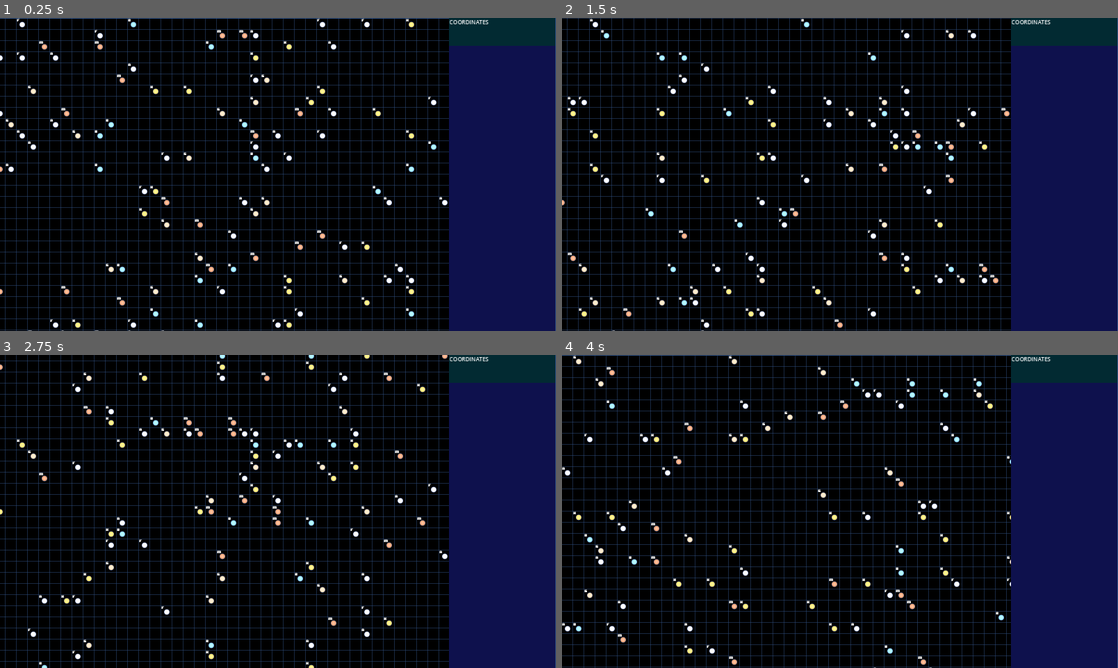
Above: before the commit, frames 1-4 (two rows, left to right).
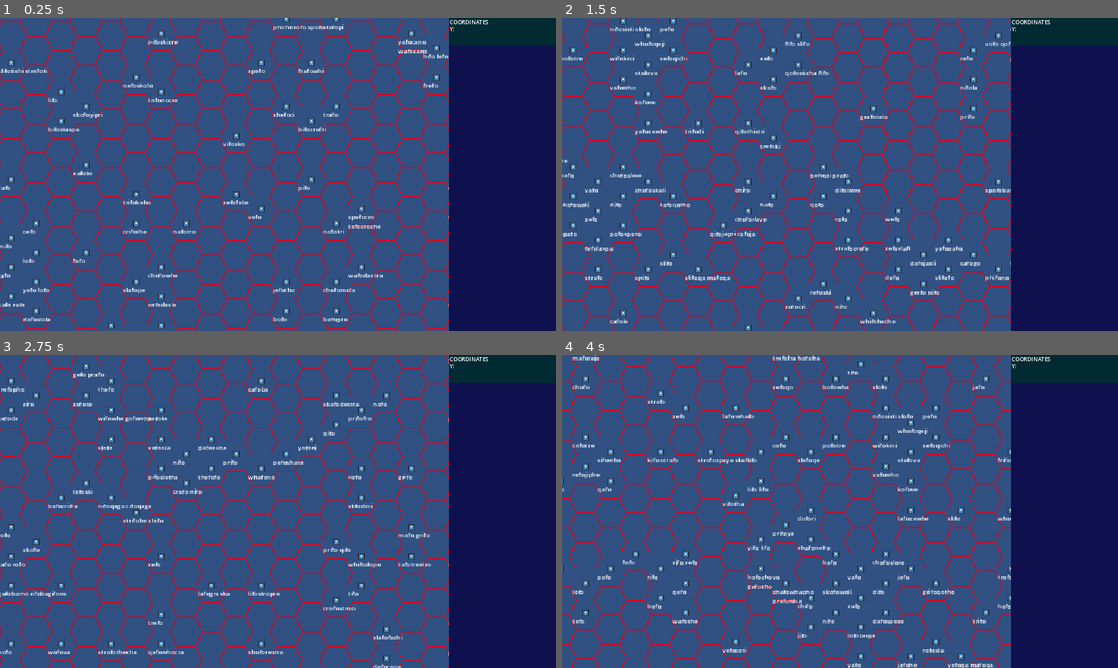
Above: after the commit, the same moments.

Repository: jamesfoxbr/Starmap
Game: Godot game, scene res://scenes/hex_map.tscn
The game is run twice, just before and just after one commit, with the same random seed, the same clock (stepped at 60 frames per second) and the same inputs. Before the commit the project starts from res://scenes/starmap.tscn. The engine's default icon, where the game draws it, is replaced by a stand-in: a white triangle on a blue panel in a dark square.
Inputs (mouse positions are in pixels of both pictures, inside the frame that each line leads up to):
- Up to frame 1 (0.25 s): no input
- Up to frame 2 (1.5 s): tap Enter (ui_accept) at 0.5, 0.77 s; move the mouse to (962, 158) at 0.52 s; hold Right (ui_right) 0.53-1.28 s; hold Shift (scroll_fast) 0.53-1.28 s; click (962, 158) at 0.6 s; move the mouse to (728, 190) at 1.27 s; hold Down (ui_down) from 1.28 s (still down); tap Shift (scroll_fast) at 1.35 s
- Up to frame 3 (2.75 s): tap Enter (ui_accept) at 1.52 s; tap Mouse wheel down (zoom_in) at 1.55, 2.1 s; move the mouse to (333, 442) at 2.02 s; release Down (ui_down) at 2.03 s; hold Right (ui_right) from 2.03 s (still down); tap Mouse wheel up (zoom_out) at 2.3 s
- Up to frame 4 (4 s): move the mouse to (812, 574) at 2.77 s; release Right (ui_right) at 2.78 s; hold Up (ui_up) 2.78-3.53 s; tap Mouse wheel up (zoom_out) at 2.85 s; tap Enter (ui_accept) at 3.02, 3.77 s; click (812, 574) at 3.05 s; move the mouse to (1006, 558) at 3.52 s; hold Left (ui_left) from 3.53 s (still down); hold Shift (scroll_fast) from 3.53 s (still down); click (1006, 558) at 3.6 s

The runs differ from the first frame. In frame 1, 81% of the frame differs, in the area x 0-100%, y 0-100%; in frame 2, 81%; in frame 3, 81%; in frame 4, 81%.

Commit message:
Changed to Hexagonal grid
This was a mojar change in how the map works. But still many stuff to fix

Diff:
--- a/project.godot
+++ b/project.godot
@@ -11,8 +11,8 @@
 [application]
 
 config/name="Starmap"
-run/main_scene="res://scenes/starmap.tscn"
-config/features=PackedStringArray("4.0", "Forward Plus")
+run/main_scene="res://scenes/hex_map.tscn"
+config/features=PackedStringArray("4.1", "Forward Plus")
 config/icon="res://icon.svg"
 
 [display]
@@ -64,12 +64,12 @@
 }
 zoom_in={
 "deadzone": 0.5,
-"events": [Object(InputEventMouseButton,"resource_local_to_s …(212 unchanged characters)… 162, 58),"factor":1.0,"button_index":5,"pressed":true,"double_click":false,"script":null)
+"events": [Object(InputEventMouseButton,"resource_local_to_s …(212 unchanged characters)… 162, 58),"factor":1.0,"button_index":5,"canceled":false,"pressed":true,"double_click":false,"script":null)
 ]
 }
 zoom_out={
 "deadzone": 0.5,
-"events": [Object(InputEventMouseButton,"resource_local_to_s …(211 unchanged characters)… 173, 56),"factor":1.0,"button_index":4,"pressed":true,"double_click":false,"script":null)
+"events": [Object(InputEventMouseButton,"resource_local_to_s …(211 unchanged characters)… 173, 56),"factor":1.0,"button_index":4,"canceled":false,"pressed":true,"double_click":false,"script":null)
 ]
 }
 current={
@@ -89,10 +89,11 @@
 }
 left_click={
 "deadzone": 0.5,
-"events": [Object(InputEventMouseButton,"resource_local_to_s …(211 unchanged characters)… 202, 64),"factor":1.0,"button_index":1,"pressed":true,"double_click":false,"script":null)
+"events": [Object(InputEventMouseButton,"resource_local_to_s …(211 unchanged characters)… 202, 64),"factor":1.0,"button_index":1,"canceled":false,"pressed":true,"double_click":false,"script":null)
 ]
 }
 
 [rendering]
 
+textures/canvas_textures/default_texture_filter=0
 environment/defaults/default_clear_color=Color(0.188235, 0.317647, 0.509804, 1)
--- /dev/null
+++ b/scenes/Name.gd
@@ -0,0 +1,11 @@
+extends "res://scripts/StarName.gd"
+
+
+# Called when the node enters the scene tree for the first time.
+func _ready():
+	pass # Replace with function body.
+
+
+# Called every frame. 'delta' is the elapsed time since the previous frame.
+func _process(delta):
+	pass
--- /dev/null
+++ b/scenes/hex_map.tscn
@@ -0,0 +1,32 @@
+[gd_scene load_steps=5 format=3 uid="uid://b7kxbr8rvmcyr"]
+
+[ext_resource type="PackedScene" uid="uid://dbuthhi0lm7sl" path="res://scenes/star_grid.tscn" id="2_1rfar"]
+[ext_resource type="Script" path="res://scripts/HexGridScript.gd" id="2_7kai0"]
+[ext_resource type="Script" path="res://scripts/MainCamera.gd" id="4_gql0c"]
+[ext_resource type="PackedScene" uid="uid://dhaqg6yfotdr0" path="res://scenes/ui.tscn" id="4_w6d76"]
+
+[node name="HexMap" type="Node2D"]
+script = ExtResource("2_7kai0")
+
+[node name="StarGrid" parent="." instance=ExtResource("2_1rfar")]
+layer_1/name = ""
+layer_1/enabled = true
+layer_1/modulate = Color(1, 1, 1, 1)
+layer_1/y_sort_enabled = false
+layer_1/y_sort_origin = 0
+layer_1/z_index = 0
+layer_1/tile_data = PackedInt32Array()
+
+[node name="UI" parent="." instance=ExtResource("4_w6d76")]
+
+[node name="MainCamera" type="Camera2D" parent="."]
+unique_name_in_owner = true
+position = Vector2(800, 457)
+zoom = Vector2(3, 3)
+script = ExtResource("4_gql0c")
+
+[node name="TimerRefresh" type="Timer" parent="."]
+wait_time = 2.0
+autostart = true
+
+[connection signal="timeout" from="TimerRefresh" to="." method="_on_timer_refresh_timeout"]
--- /dev/null
+++ b/scenes/star.tscn
@@ -0,0 +1,10 @@
+[gd_scene load_steps=2 format=3 uid="uid://blw1pt4jgg2ah"]
+
+[ext_resource type="Texture2D" uid="uid://dqm8nv6t782qp" path="res://sprites/StarsHex.png" id="1_75mq0"]
+
+[node name="Star" type="Node2D"]
+
+[node name="Sprite2D" type="Sprite2D" parent="."]
+texture = ExtResource("1_75mq0")
+region_enabled = true
+region_rect = Rect2(0, 0, 32, 32)
--- /dev/null
+++ b/scenes/star_grid.tscn
@@ -0,0 +1,75 @@
+[gd_scene load_steps=7 format=3 uid="uid://dbuthhi0lm7sl"]
+
+[ext_resource type="PackedScene" uid="uid://d3c3e42oi34ny" path="res://scenes/stars.tscn" id="1_1s2eq"]
+[ext_resource type="Texture2D" uid="uid://dqm8nv6t782qp" path="res://sprites/StarsHex.png" id="2_pywb6"]
+[ext_resource type="Script" path="res://scripts/star_grid.gd" id="3_w3780"]
+
+[sub_resource type="TileSetScenesCollectionSource" id="TileSetScenesCollectionSource_sr4mg"]
+scenes/0/scene = ExtResource("1_1s2eq")
+
+[sub_resource type="TileSetAtlasSource" id="TileSetAtlasSource_jvr17"]
+texture = ExtResource("2_pywb6")
+texture_region_size = Vector2i(32, 28)
+0:0/0 = 0
+0:0/0/physics_layer_0/linear_velocity = Vector2(0, 0)
+0:0/0/physics_layer_0/angular_velocity = 0.0
+1:0/0 = 0
+1:0/0/physics_layer_0/linear_velocity = Vector2(0, 0)
+1:0/0/physics_layer_0/angular_velocity = 0.0
+2:0/0 = 0
+2:0/0/physics_layer_0/linear_velocity = Vector2(0, 0)
+2:0/0/physics_layer_0/angular_velocity = 0.0
+3:0/0 = 0
+3:0/0/physics_layer_0/linear_velocity = Vector2(0, 0)
+3:0/0/physics_layer_0/angular_velocity = 0.0
+4:0/0 = 0
+4:0/0/physics_layer_0/linear_velocity = Vector2(0, 0)
+4:0/0/physics_layer_0/angular_velocity = 0.0
+5:0/0 = 0
+5:0/0/physics_layer_0/linear_velocity = Vector2(0, 0)
+5:0/0/physics_layer_0/angular_velocity = 0.0
+6:0/0 = 0
+6:0/0/physics_layer_0/linear_velocity = Vector2(0, 0)
+6:0/0/physics_layer_0/angular_velocity = 0.0
+7:0/0 = 0
+7:0/0/physics_layer_0/linear_velocity = Vector2(0, 0)
+7:0/0/physics_layer_0/angular_velocity = 0.0
+0:1/next_alternative_id = 3
+0:1/0 = 0
+0:1/0/physics_layer_0/linear_velocity = Vector2(0, 0)
+0:1/0/physics_layer_0/angular_velocity = 0.0
+1:1/0 = 0
+1:1/0/physics_layer_0/linear_velocity = Vector2(0, 0)
+1:1/0/physics_layer_0/angular_velocity = 0.0
+2:1/0 = 0
+2:1/0/physics_layer_0/linear_velocity = Vector2(0, 0)
+2:1/0/physics_layer_0/angular_velocity = 0.0
+3:1/0 = 0
+3:1/0/physics_layer_0/linear_velocity = Vector2(0, 0)
+3:1/0/physics_layer_0/angular_velocity = 0.0
+4:1/0 = 0
+4:1/0/physics_layer_0/linear_velocity = Vector2(0, 0)
+4:1/0/physics_layer_0/angular_velocity = 0.0
+5:1/0 = 0
+5:1/0/physics_layer_0/linear_velocity = Vector2(0, 0)
+5:1/0/physics_layer_0/angular_velocity = 0.0
+6:1/0 = 0
+6:1/0/physics_layer_0/linear_velocity = Vector2(0, 0)
+6:1/0/physics_layer_0/angular_velocity = 0.0
+7:1/0 = 0
+7:1/0/physics_layer_0/linear_velocity = Vector2(0, 0)
+7:1/0/physics_layer_0/angular_velocity = 0.0
+
+[sub_resource type="TileSet" id="TileSet_byslw"]
+tile_shape = 3
+tile_offset_axis = 1
+tile_size = Vector2i(32, 28)
+physics_layer_0/collision_layer = 1
+sources/1 = SubResource("TileSetAtlasSource_jvr17")
+sources/0 = SubResource("TileSetScenesCollectionSource_sr4mg")
+
+[node name="StarGrid" type="TileMap"]
+tile_set = SubResource("TileSet_byslw")
+format = 2
+script = ExtResource("3_w3780")
+metadata/_edit_lock_ = true
--- a/scenes/starmap.tscn
+++ b/scenes/starmap.tscn
@@ -1,79 +1,23 @@
 [gd_scene load_steps=7 format=3 uid="uid://b3ssti6dvbpr7"]
 
-[ext_resource type="Texture2D" uid="uid://c0qc02mpx5opd" path="res://sprites/Stars.png" id="1_4aluo"]
 [ext_resource type="Script" path="res://scripts/starmap.gd" id="1_lu80u"]
+[ext_resource type="Texture2D" uid="uid://dqm8nv6t782qp" path="res://sprites/StarsHex.png" id="2_djv7g"]
 [ext_resource type="PackedScene" uid="uid://dhaqg6yfotdr0" path="res://scenes/ui.tscn" id="4_5su1y"]
 [ext_resource type="Script" path="res://scripts/Camera.gd" id="5_npai1"]
 
 [sub_resource type="TileSetAtlasSource" id="TileSetAtlasSource_hd1a0"]
-texture = ExtResource("1_4aluo")
+texture = ExtResource("2_djv7g")
 texture_region_size = Vector2i(32, 32)
+2:0/0 = 0
+1:0/0 = 0
 0:0/0 = 0
-1:0/0 = 0
-2:0/0 = 0
 3:0/0 = 0
 4:0/0 = 0
+6:0/0 = 0
 5:0/0 = 0
-6:0/0 = 0
-7:0/0 = 0
-0:1/0 = 0
-1:1/0 = 0
-2:1/0 = 0
-3:1/0 = 0
-4:1/0 = 0
-5:1/0 = 0
-6:1/0 = 0
-7:1/0 = 0
-0:2/0 = 0
-1:2/0 = 0
-2:2/0 = 0
-3:2/0 = 0
-4:2/0 = 0
-5:2/0 = 0
-6:2/0 = 0
-7:2/0 = 0
-0:3/0 = 0
-1:3/0 = 0
-2:3/0 = 0
-3:3/0 = 0
-4:3/0 = 0
-5:3/0 = 0
-6:3/0 = 0
-7:3/0 = 0
-0:4/0 = 0
-1:4/0 = 0
-2:4/0 = 0
-3:4/0 = 0
-4:4/0 = 0
-5:4/0 = 0
-6:4/0 = 0
-7:4/0 = 0
-0:5/0 = 0
-1:5/0 = 0
-2:5/0 = 0
-3:5/0 = 0
-4:5/0 = 0
-5:5/0 = 0
-6:5/0 = 0
-7:5/0 = 0
-0:6/0 = 0
-1:6/0 = 0
-2:6/0 = 0
-3:6/0 = 0
-4:6/0 = 0
-5:6/0 = 0
-6:6/0 = 0
-7:6/0 = 0
-0:7/0 = 0
-1:7/0 = 0
-2:7/0 = 0
-3:7/0 = 0
-4:7/0 = 0
-5:7/0 = 0
-6:7/0 = 0
-7:7/0 = 0
 
 [sub_resource type="TileSet" id="TileSet_b02yl"]
+tile_offset_axis = 1
 tile_size = Vector2i(32, 32)
 sources/0 = SubResource("TileSetAtlasSource_hd1a0")
 
@@ -89,7 +33,6 @@
 format = 2
 
 [node name="MainCamera" type="Camera2D" parent="."]
-position = Vector2(50000, 0)
 scale = Vector2(0.2, 0.2)
 script = ExtResource("5_npai1")
 
--- /dev/null
+++ b/scenes/stars.tscn
@@ -0,0 +1,36 @@
+[gd_scene load_steps=5 format=3 uid="uid://d3c3e42oi34ny"]
+
+[ext_resource type="Texture2D" uid="uid://c1w5cyjnbr17g" path="res://icon.svg" id="1_xjd1y"]
+[ext_resource type="Texture2D" uid="uid://dqm8nv6t782qp" path="res://sprites/StarsHex.png" id="2_k4ia6"]
+[ext_resource type="Script" path="res://scripts/StarName.gd" id="2_w21mv"]
+
+[sub_resource type="RectangleShape2D" id="RectangleShape2D_jk60a"]
+
+[node name="Stars" type="Area2D"]
+scale = Vector2(0.5, 0.5)
+
+[node name="CollisionShape2D" type="CollisionShape2D" parent="."]
+shape = SubResource("RectangleShape2D_jk60a")
+
+[node name="Hex" type="Sprite2D" parent="."]
+visible = false
+show_behind_parent = true
+position = Vector2(0, 2)
+texture = ExtResource("2_k4ia6")
+region_enabled = true
+region_rect = Rect2(224, 0, 32, 32)
+
+[node name="StarSprite" type="Sprite2D" parent="."]
+scale = Vector2(0.1, 0.1)
+texture = ExtResource("1_xjd1y")
+region_rect = Rect2(160, 0, 30, 32)
+
+[node name="Name" type="RichTextLabel" parent="."]
+offset_left = -26.0
+offset_top = 6.0
+offset_right = 77.0
+offset_bottom = 66.0
+theme_override_font_sizes/normal_font_size = 12
+text = "Text"
+scroll_active = false
+script = ExtResource("2_w21mv")
--- a/scenes/ui.tscn
+++ b/scenes/ui.tscn
@@ -1,11 +1,15 @@
-[gd_scene load_steps=3 format=3 uid="uid://dhaqg6yfotdr0"]
+[gd_scene load_steps=4 format=3 uid="uid://dhaqg6yfotdr0"]
+
+[ext_resource type="Script" path="res://scripts/ui.gd" id="1_hcgr5"]
 
 [sub_resource type="SystemFont" id="SystemFont_67e08"]
+subpixel_positioning = 0
 
 [sub_resource type="Theme" id="Theme_0bngh"]
 default_font = SubResource("SystemFont_67e08")
 
 [node name="UI" type="CanvasLayer"]
+script = ExtResource("1_hcgr5")
 
 [node name="Control" type="Control" parent="."]
 layout_mode = 3
@@ -22,6 +26,7 @@
 anchors_preset = 15
 anchor_right = 1.0
 anchor_bottom = 1.0
+offset_right = 5.146
 grow_horizontal = 2
 grow_vertical = 2
 theme_override_constants/separation = 0
@@ -32,7 +37,7 @@
 size_flags_stretch_ratio = 0.1
 color = Color(0.00784314, 0.164706, 0.196078, 1)
 
-[node name="RichTextLabel" type="RichTextLabel" parent="Control/VBoxContainer/ColorRect"]
+[node name="Coordinates" type="RichTextLabel" parent="Control/VBoxContainer/ColorRect"]
 layout_mode = 1
 anchors_preset = 15
 anchor_right = 1.0
@@ -42,6 +47,17 @@
 theme = SubResource("Theme_0bngh")
 text = "COORDINATES"
 
+[node name="Y" type="RichTextLabel" parent="Control/VBoxContainer/ColorRect/Coordinates"]
+layout_mode = 1
+anchors_preset = 15
+anchor_right = 1.0
+anchor_bottom = 1.0
+offset_top = 20.0
+grow_horizontal = 2
+grow_vertical = 2
+theme = SubResource("Theme_0bngh")
+text = "Y:"
+
 [node name="ColorRect2" type="ColorRect" parent="Control/VBoxContainer"]
 layout_mode = 2
 size_flags_vertical = 3
--- /dev/null
+++ b/scripts/HexGridScript.gd
@@ -0,0 +1,78 @@
+extends Node2D
+
+@onready var stars: PackedScene = load("res://scenes/stars.tscn")
+@onready var star_grid = load("res://scenes/star_grid.tscn")
+@onready var camera = $MainCamera
+
+signal camera_position(camx, camy)
+
+var UI = load("res://scenes/ui.tscn")
+
+var camera_pos_x: float
+var camera_pos_y: float
+
+var grid_refresh = false
+
+@export var map_screen_align_x: int = -580
+@export var map_screen_align_y: int = -385
+
+@warning_ignore("unused_parameter")
+func _process(delta):
+#	grid()
+	pan_screen()			# make middle mouse button pan the screen
+	move_screen()			# Make arrows move the screen
+	keyboard()				# Keybord commands like exit game on Esc
+
+	var cur_grid = $StarGrid
+	cur_grid.camera_coord(camera_pos_x, camera_pos_y)
+
+
+func grid():
+	if grid_refresh == true:
+		get_node("StarGrid").free()
+		var grid_instance = star_grid.instantiate()
+		grid_instance.position = Vector2(0, 0)
+		add_child(grid_instance)
+		grid_instance.camera_coord(camera_pos_x, camera_pos_y)
+		grid_refresh = false
+
+	if grid_refresh == false:
+		await get_tree().create_timer(2).timeout
+		grid_refresh = true
+
+
+func keyboard():
+	if Input.is_action_just_pressed("ui_cancel"):
+		get_tree().quit()
+
+
+func pan_screen():
+	# moves screen with middle mouse button
+	camera_pos_x = (camera.position.x + map_screen_align_x) / 24 #This last number  is to adjust the grid with the camera position
+	camera_pos_y = (camera.position.y + map_screen_align_y) / 28 #This last number  is to adjust the grid with the camera position
+
+
+func move_screen():
+	var move_speed: float = 4
+
+	if Input.is_action_pressed("scroll_fast"):
+		move_speed *= 4
+
+	if Input.is_action_pressed("ui_up"):
+		camera.position.y -= move_speed
+	if Input.is_action_pressed("ui_down"):
+		camera.position.y += move_speed
+	if Input.is_action_pressed("ui_right"):
+		camera.position.x += move_speed
+	if Input.is_action_pressed("ui_left"):
+		camera.position.x -= move_speed
+
+
+func _on_timer_refresh_timeout():
+	var grid_instance = star_grid.instantiate()
+	grid_instance.global_position = Vector2i(0, 0)
+	add_child(grid_instance)
+	grid_instance.camera_coord(camera_pos_x, camera_pos_y)
+	await get_tree().create_timer(0.1).timeout
+	get_node("StarGrid").free()
+	grid_instance.name = "StarGrid"
--- /dev/null
+++ b/scripts/MainCamera.gd
@@ -0,0 +1,27 @@
+extends Camera2D
+
+#@export var zoom_increment: float = 0.5
+#@export var zoom_current: float = 0.5
+#@export var zoom_target: float = 0.5
+#@export var zoom_speed: float = 20
+
+func  _unhandled_input(event):
+	if event is InputEventMouseMotion:
+		if event.button_mask == MOUSE_BUTTON_MASK_MIDDLE:
+			position -= event.relative
+
+#func _process(delta):
+#	if(Input.is_action_just_released("zoom_in")):
+#		zoom_target = zoom_current + zoom_increment
+#
+#	if(Input.is_action_just_released("zoom_out")):
+#		zoom_target = zoom_current - zoom_increment
+#
+#	zoom_current = lerp(zoom_current, zoom_target, zoom_increment * delta * 20)
+#
+#	if zoom_current < 1:	# control maximum zoom
+#		zoom_current = 1
+#	if zoom_current > 4:	# control minimum zoom
+#		zoom_current = 4
+#
+#	set_zoom(Vector2(zoom_current, zoom_current))
--- a/scripts/StarGrid.gd
+++ b/scripts/StarGrid.gd
@@ -1,9 +1,3 @@
 extends TileMap
 
-var mouse_click
-
-func _input(event):
-	if Input.is_action_just_pressed("left_click"):
-		mouse_click = get_cell_atlas_coords(0, get_global_mouse_position())
-
-	print(mouse_click)
+#func kill_child():
--- /dev/null
+++ b/scripts/StarName.gd
@@ -0,0 +1,43 @@
+extends RichTextLabel
+
+var x : float
+var y : float
+
+func _ready():
+	x = roundf(global_position.x)
+	y = roundf(global_position.y)
+	star_name_generator()
+
+
+func rand100():
+	var random100: int = floor(randf_range(1,100))
+	return random100
+
+
+func star_name_generator():
+
+	text = generate_name(false) + " " + generate_name(true)
+
+
+func generate_name(random: bool):
+	# Generate individual words to be used in the star_name_generator() or other places.
+	var char1 = ["c","d","l","m","n","p","r","s","t","h","b","f","g","j","k","v","w","x","y","z","q","cr","ch","fr","gr","pr","ph","st","str","sh","sp","sk","sl","tr","th","wh"]
+	var char2 = ["a","e","i","o"]
+	var store_name = []
+	var complete = ""
+
+	if random == true:
+		if rand100() < 20:
+			seed(x * y)
+			for i in randf_range(1, 4):
+				store_name.push_back(char1.pick_random() + char2.pick_random())
+				seed((x * i) * (y * i))
+	else:
+		for i in randf_range(1, 4):
+				store_name.push_back(char1.pick_random() + char2.pick_random())
+				seed((x * i) * (y * i))
+
+	for i in range(0,store_name.size()):
+		complete += store_name[i]
+
+	return complete
--- /dev/null
+++ b/scripts/Y.gd
@@ -0,0 +1,12 @@
+extends RichTextLabel
+
+var hex_map = load("res://scenes/hex_map.tscn")
+
+# Called when the node enters the scene tree for the first time.
+func _ready():
+	pass # Replace with function body.
+
+
+# Called every frame. 'delta' is the elapsed time since the previous frame.
+func _process(delta):
+	pass
--- /dev/null
+++ b/scripts/star_grid.gd
@@ -0,0 +1,40 @@
+extends TileMap
+
+@export var grid_size: int = 20
+
+var cam_x: int
+var cam_y: int
+
+@export var star_chance: int = 30		# Chance of star generation per square. Read 10 like 10% for example.
+
+func _ready():
+	pass
+
+@warning_ignore("unused_parameter")
+func _process(delta):
+	if Input.is_anything_pressed():
+		clear()
+
+	generate_stars()
+
+
+func generate_stars():
+	for i in floor(grid_size * 1.6):
+		for j in grid_size:
+			var tile_position = Vector2i(cam_x + i, cam_y + j)
+			seed((cam_x + i) * (cam_x + i) * (cam_x + i)
+			+ (cam_y + j) * (cam_y + j) + (cam_x + i) * (cam_y + j))
+			if rand100() < star_chance:
+				set_cell(0, tile_position, 0, Vector2i(0, 0), 0)
+			else:
+				set_cell(0, Vector2i(floor(cam_x + i), floor(cam_y + j)), 1, Vector2i(7, 0))
+
+
+func rand100():
+	var random100: int = floor(randf_range(1,100))
+	return random100
+
+
+func camera_coord(cx: float, cy: float):
+	cam_x = floor(cx)
+	cam_y = floor(cy)
--- /dev/null
+++ b/scripts/stars.gd
@@ -0,0 +1,4 @@
+extends Area2D
+
+#func _on_visible_on_screen_notifier_2d_screen_exited():
+#	queue_free()
--- /dev/null
+++ b/scripts/ui.gd
@@ -0,0 +1,7 @@
+extends CanvasLayer
+
+#@export var UI: String
+
+#func _process(delta):
+#	var UI = $Control/VBoxContainer/ColorRect/Coordinates/Y
+#	UI.text = "fluffy"
Binary file added: sprites/StarsHex.png
Not shown, added: sprites/StarsHex.png.import
Binary file added: sprites/hex.png
Not shown, added: sprites/hex.png.import
